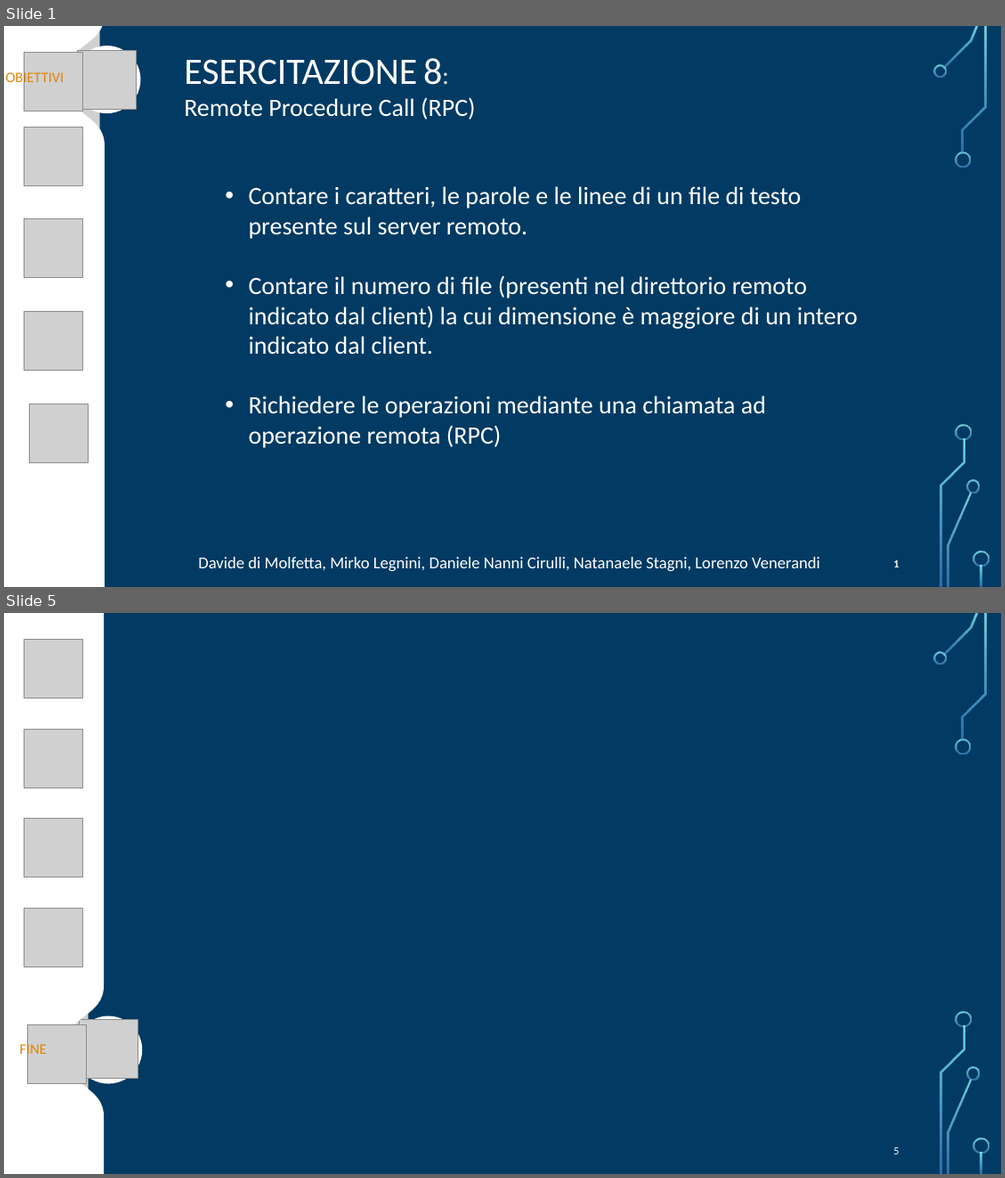
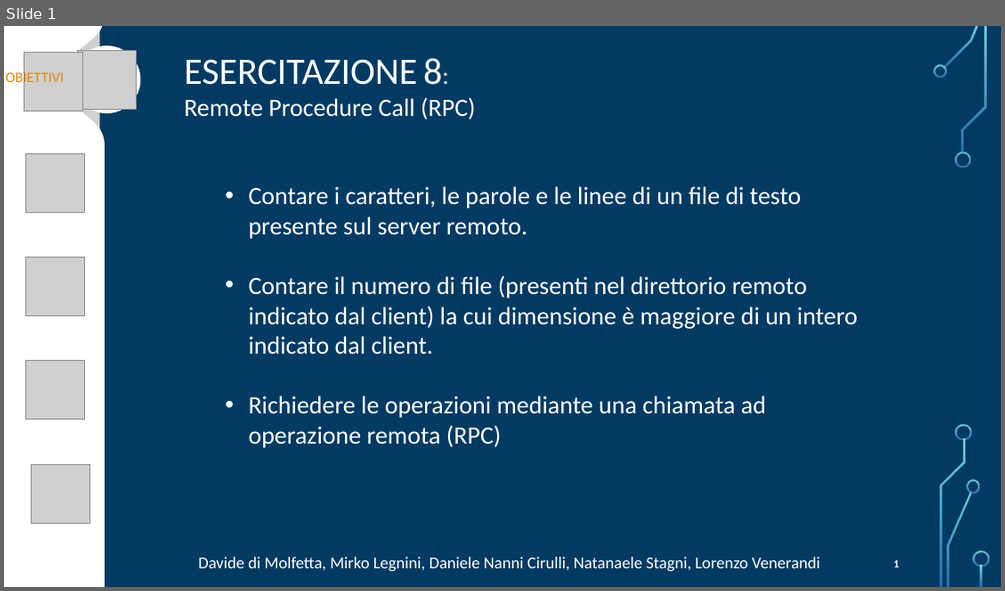
Before and after one commit to FlippaFloppa/Reti-di-Calcolatori-gruppo-Lore, a slide deck: Esercitazione_8/esercitazione8.pptx. Shown one above the other, each under a label of ours: slides 1 and 5 before the commit, slide 1 after it; the slides between them are not shown. The pictures are 1005x1178 and 1005x591 pixels, drawn with LibreOffice and Linux fonts; fonts in the diff are those of the drawing; grey boxes stand for pictures; background and template pictures are left out. Boxes give left, top, right and bottom in pixels: in the first picture for what was removed or moved away, otherwise in the second. Text is boxed around its words. In the diff, an @@ line names an element or a change of style, - is before the commit and + after.

```diff
--- a/Esercitazione_8/esercitazione8.pptx
+++ b/Esercitazione_8/esercitazione8.pptx
@@ slide 5 removed at (x1=4, y1=613, x2=1001, y2=1174), background picture (left out); not listed: 18 template elements that a slide beside it also shows @@
@@ freeform shape removed at (x1=4, y1=613, x2=104, y2=1174) @@
@@ picture removed at (x1=7, y1=616, x2=88, y2=1174) @@
@@ picture removed at (x1=24, y1=639, x2=82, y2=698) @@
@@ group removed at (x1=20, y1=613, x2=101, y2=762): 5 freeform shapes @@
@@ picture removed at (x1=24, y1=729, x2=82, y2=788) @@
@@ picture removed at (x1=24, y1=819, x2=82, y2=877) @@
@@ picture removed at (x1=24, y1=908, x2=82, y2=967) @@
@@ picture removed at (x1=27, y1=1025, x2=86, y2=1084) @@
@@ ellipse removed at (x1=74, y1=1016, x2=142, y2=1084) @@
@@ picture removed at (x1=79, y1=1020, x2=138, y2=1078) @@
@@ text removed at (x1=20, y1=1042, x2=47, y2=1058) @@
-FINE
@@ page number removed at (x1=893, y1=1147, x2=898, y2=1154) @@
-5
@@ slide 1 changed as well @@
@@ picture moved from (x1=24, y1=127, x2=82, y2=186) to (x1=25, y1=154, x2=85, y2=213) @@
@@ picture moved from (x1=24, y1=219, x2=82, y2=278) to (x1=25, y1=257, x2=85, y2=316) @@
@@ picture moved from (x1=24, y1=312, x2=82, y2=370) to (x1=25, y1=361, x2=85, y2=419) @@
@@ freeform shape moved from (x1=54, y1=497, x2=70, y2=513) to (x1=48, y1=424, x2=63, y2=440) @@
@@ picture moved from (x1=30, y1=403, x2=89, y2=463) to (x1=32, y1=464, x2=90, y2=524) @@
```
Also in this commit, not shown: 3 other slides changed, 1 slide added, 2 other files.
